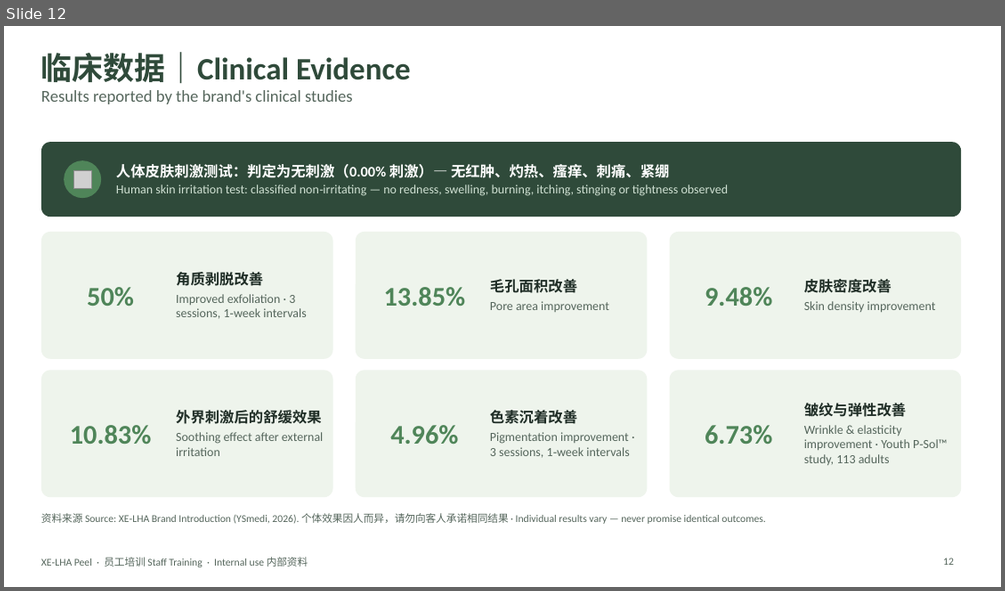
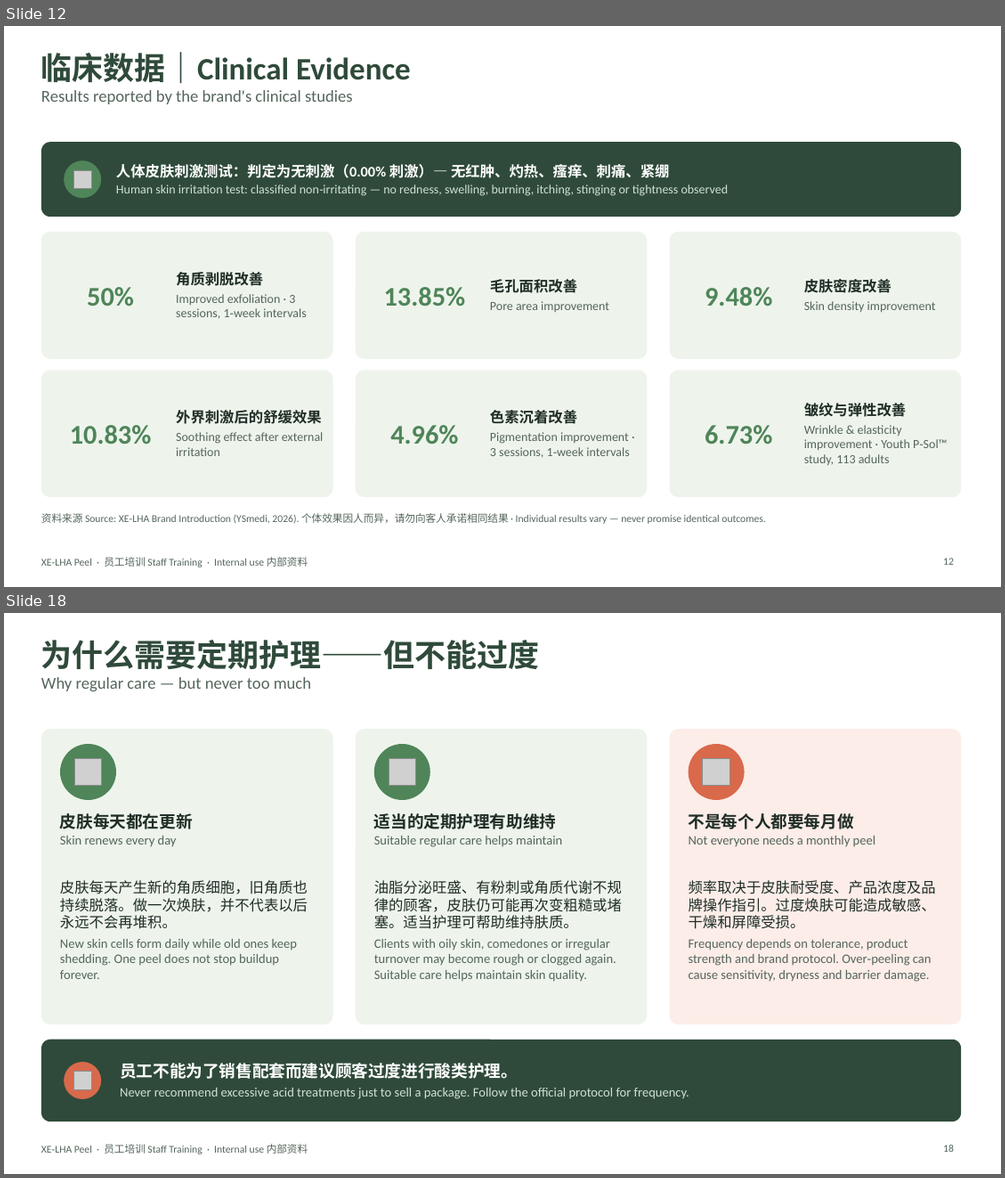
Before and after one commit to wanxinlee/cautious-computing-machine, a slide deck: XE-LHA-Peel-Staff-Training.pptx. Shown one above the other, each under a label of ours: slide 12 before the commit, slides 12 and 18 after it; the slides between them are not shown. The pictures are 1005x591 and 1005x1178 pixels, drawn with LibreOffice and Linux fonts; fonts in the diff are those of the drawing; grey boxes stand for pictures. Boxes give left, top, right and bottom in pixels: in the first picture for what was removed or moved away, otherwise in the second. Text is boxed around its words. In the diff, an @@ line names an element or a change of style, - is before the commit and + after.

```diff
--- a/XE-LHA-Peel-Staff-Training.pptx
+++ b/XE-LHA-Peel-Staff-Training.pptx
@@ slide 18 added at box(4, 613, 1001, 1174), background #FFFFFF; not listed: 1 template element that a slide beside it also shows @@
@@ title added at box(41, 640, 540, 691), 16 pt, text #55665C @@
+为什么需要定期护理——但不能过度
+Why regular care — but never too much
@@ rounded rectangle added at box(41, 729, 333, 1024), fill #EEF4EC @@
@@ ellipse added at box(60, 744, 116, 800), fill #4F8559 @@
@@ rounded rectangle added at box(356, 729, 647, 1024), fill #EEF4EC @@
@@ ellipse added at box(374, 744, 430, 800), fill #4F8559 @@
@@ rounded rectangle added at box(670, 729, 961, 1024), fill #FCEDE8 @@
@@ ellipse added at box(688, 744, 744, 800), fill #D9694B @@
@@ picture added at box(74, 759, 101, 786) @@
@@ picture added at box(388, 759, 415, 786) @@
@@ picture added at box(704, 759, 730, 786) @@
@@ text added at box(60, 813, 193, 846), 12.5 pt, text #55665C @@
+皮肤每天都在更新
+Skin renews every day
@@ text added at box(374, 813, 562, 847), 12.5 pt, text #55665C @@
+适当的定期护理有助维持
+Suitable regular care helps maintain
@@ text added at box(688, 813, 875, 847), 12.5 pt, text #55665C @@
+不是每个人都要每月做
+Not everyone needs a monthly peel
@@ text added at box(60, 880, 307, 979), 12.5 pt, text #55665C @@
+皮肤每天产生新的角质细胞，旧角质也持续脱落。做一次焕肤，并不代表以后永远不会再堆积。
+New skin cells form daily while old ones keep shedding. One peel does not stop buildup forever.
@@ text added at box(374, 880, 622, 981), 12.5 pt, text #55665C @@
+油脂分泌旺盛、有粉刺或角质代谢不规律的顾客，皮肤仍可能再次变粗糙或堵塞。适当护理可帮助维持肤质。
+Clients with oily skin, comedones or irregular turnover may become rough or clogged again. Suitable care helps maintain skin quality.
@@ text added at box(688, 880, 936, 981), 12.5 pt, text #55665C @@
+频率取决于皮肤耐受度、产品浓度及品牌操作指引。过度焕肤可能造成敏感、干燥和屏障受损。
+Frequency depends on tolerance, product strength and brand protocol. Over‑peeling can cause sensitivity, dryness and barrier damage.
@@ rounded rectangle added at box(41, 1039, 961, 1121), fill #2F4A3A @@
@@ ellipse added at box(64, 1062, 101, 1099), fill #D9694B @@
@@ text added at box(120, 1062, 689, 1099), 12.5 pt, text #CFE0D2 @@
+员工不能为了销售配套而建议顾客过度进行酸类护理。
+Never recommend excessive acid treatments just to sell a package. Follow the official protocol for frequency.
@@ picture added at box(73, 1071, 91, 1089) @@
@@ page number added at box(943, 1144, 954, 1151), 10 pt, text #55665C @@
+18
```
Also in this commit, not shown: 3 slides changed, 17 other slides added, 2 slides removed.
